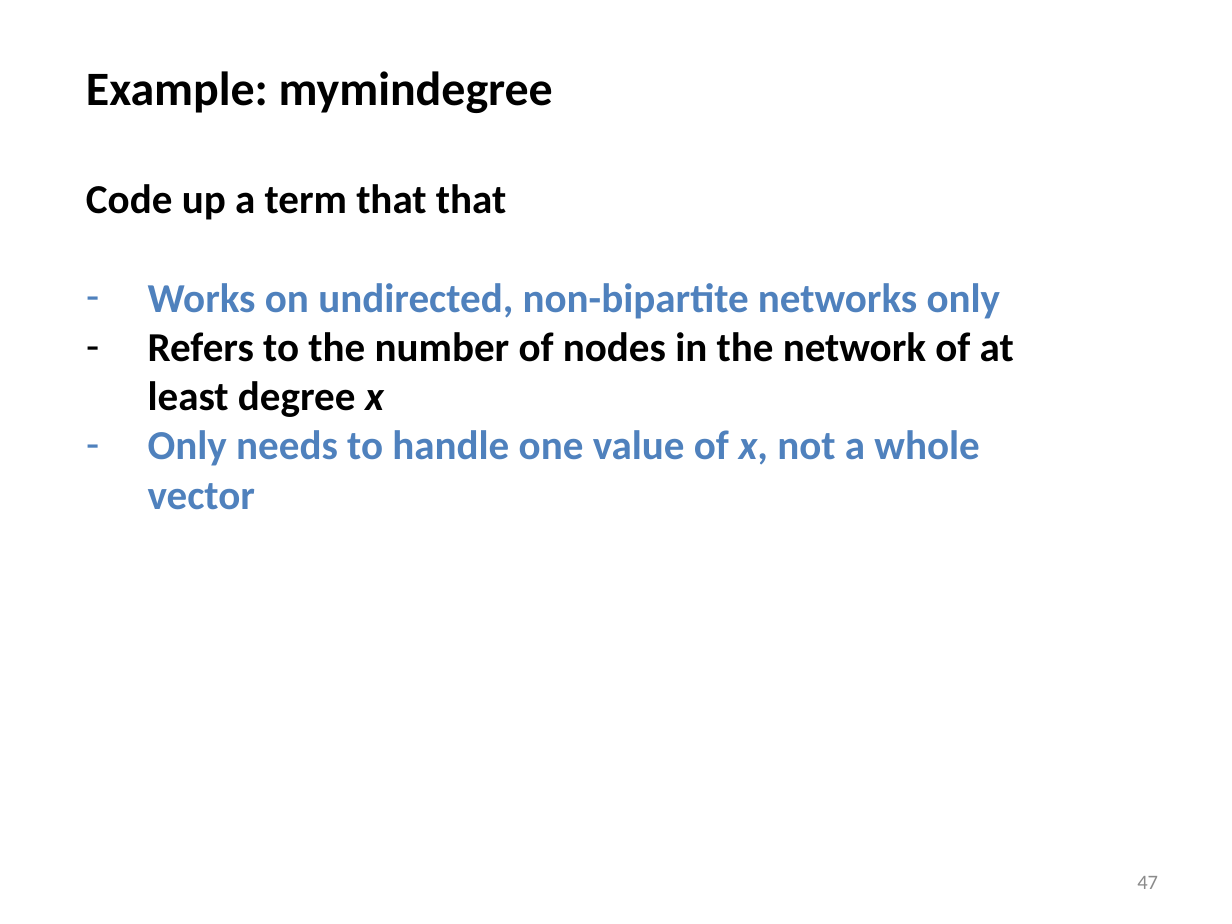
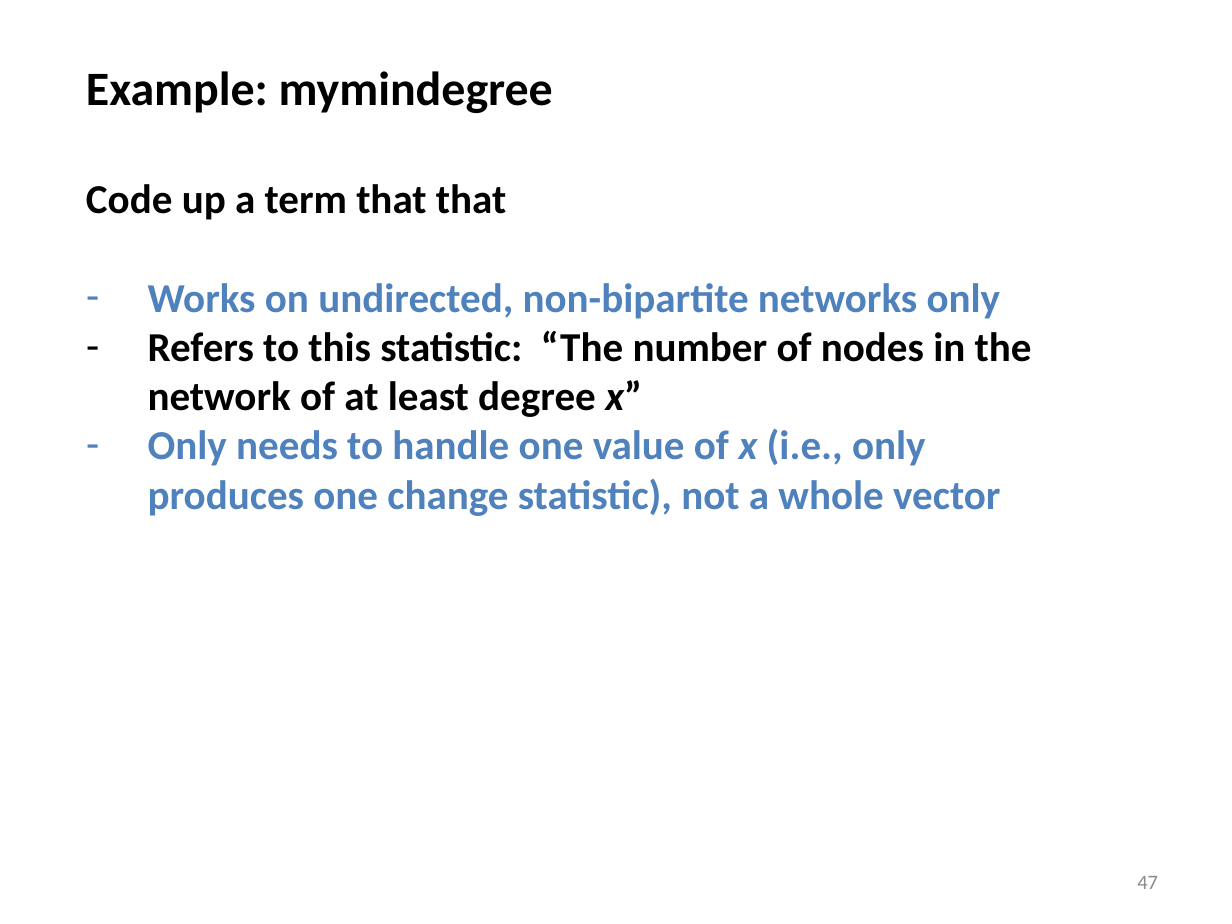
Before and after one commit to statnet/Workshops----OBSOLETE, a slide deck: slide 47 of ergm.userterms/EUT tutorial slides.pptx. Drawn at 1232x924 pixels with LibreOffice and Linux fonts; fonts in the diff are those of the drawing. Boxes give left, top, right and bottom in pixels: in the first picture for what was removed or moved away, otherwise in the second. Text is boxed around its words. In the diff, an @@ line names an element or a change of style, - is before the commit and + after.

```diff
--- a/ergm.userterms/EUT tutorial slides.pptx
+++ b/ergm.userterms/EUT tutorial slides.pptx
@@ text at [148, 331, 1032, 516]: text changed; text colour #000000 to #4F81BD @@
-– Refers to the number of nodes in the network of at least degree x
-– Only needs to handle one value of x, not a whole vector
+– Refers to this statistic: “The number of nodes in the network of at least degree x”
+– Only needs to handle one value of x (i.e., only produces one change statistic), not a whole vector
```
Also in this commit, not shown: 14 other slides changed.
